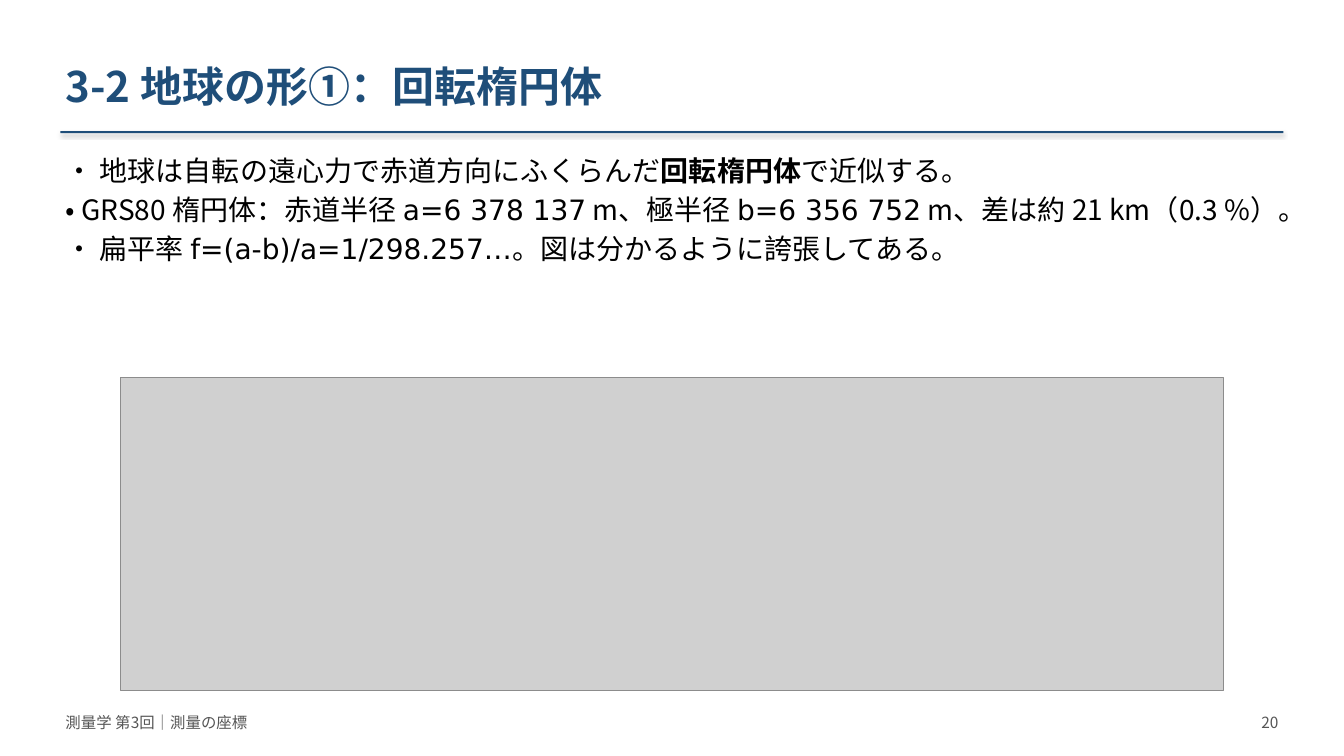
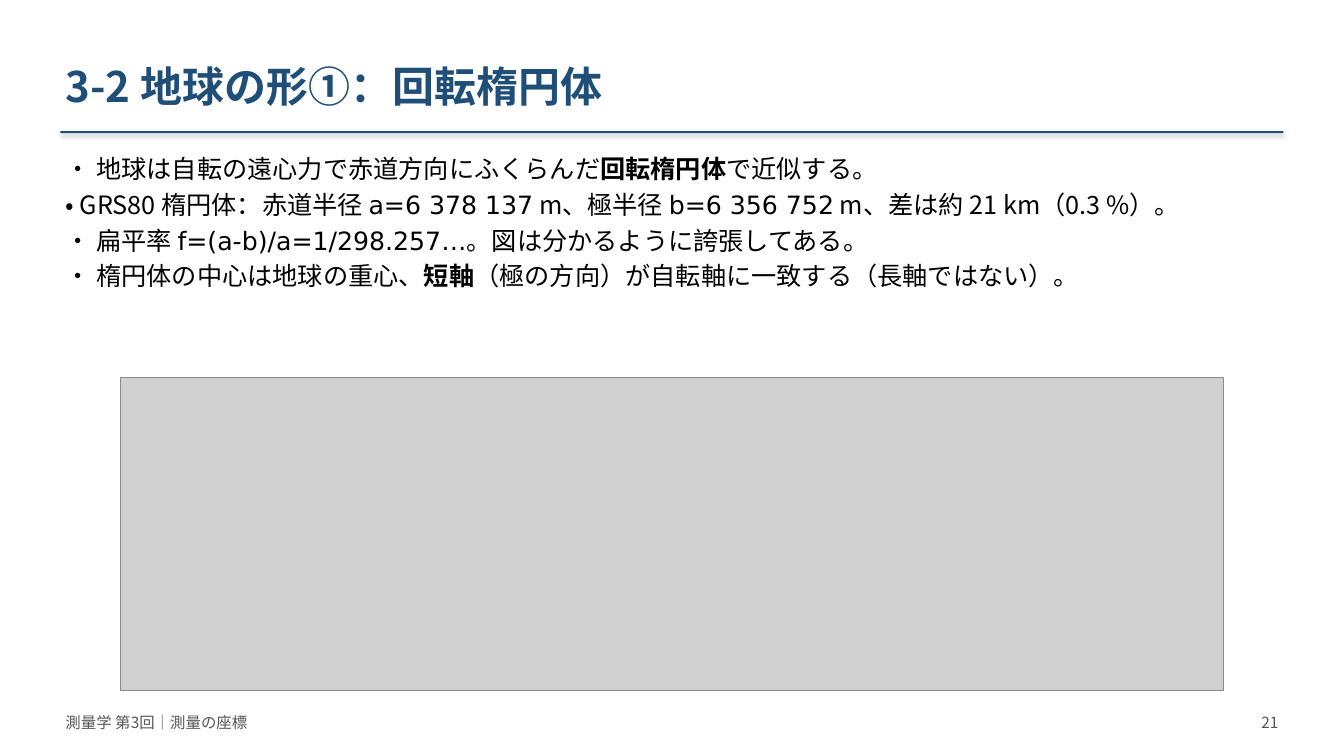
Before and after one commit to NN3210/Lecture, a slide deck: slide 21 of Surveying/materials/slides/第03回_測量の座標/slides.pptx (slide 20 before the commit). Drawn at 1344x756 pixels with LibreOffice and Linux fonts; fonts in the diff are those of the drawing; grey boxes stand for pictures. Boxes give left, top, right and bottom in pixels: in the first picture for what was removed or moved away, otherwise in the second. Text is boxed around its words. In the diff, an @@ line names an element or a change of style, - is before the commit and + after.

```diff
--- a/Surveying/materials/slides/第03回_測量の座標/slides.pptx
+++ b/Surveying/materials/slides/第03回_測量の座標/slides.pptx
@@ text at [80, 156, 1180, 254]: size 20 to 18 pt in "• 地球は自転の遠心力で赤道方向にふくらんだ回転楕円体で近似する。", "• GRS80 楕円体：赤道半径 a=6 378 137 m、極半径 ...", "• 扁平率 f=(a-b)/a=1/298.257…。図は分かるように誇張してある。" @@
@@ text at [96, 263, 1079, 288]: paragraph added @@
+• 楕円体の中心は地球の重心、短軸（極の方向）が自転軸に一致する（長軸ではない）。
@@ text at [1261, 716, 1278, 728]: text changed @@
-20
+21
```
Also in this commit, not shown: 60 other slides changed, 6 slides added, 5 other files.
